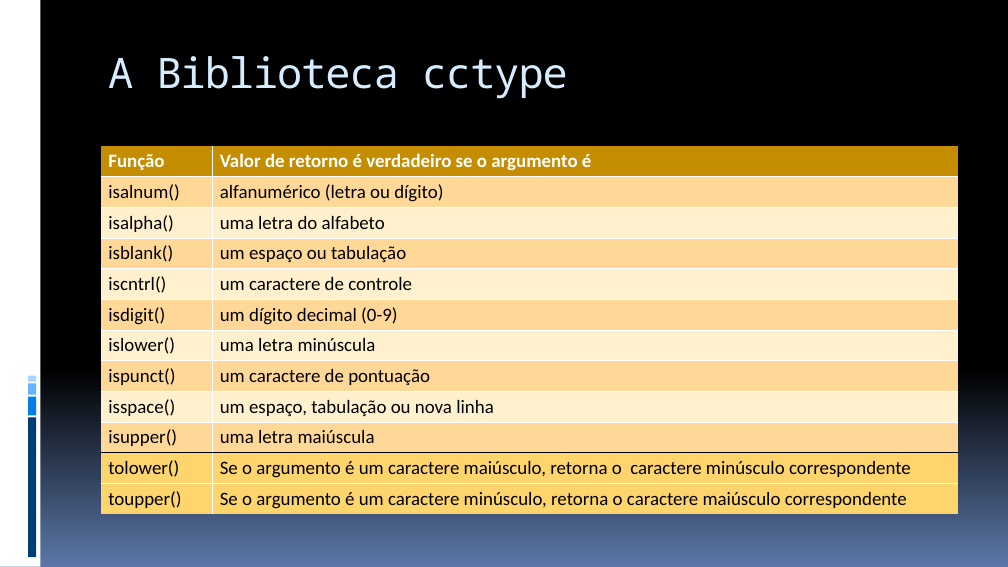
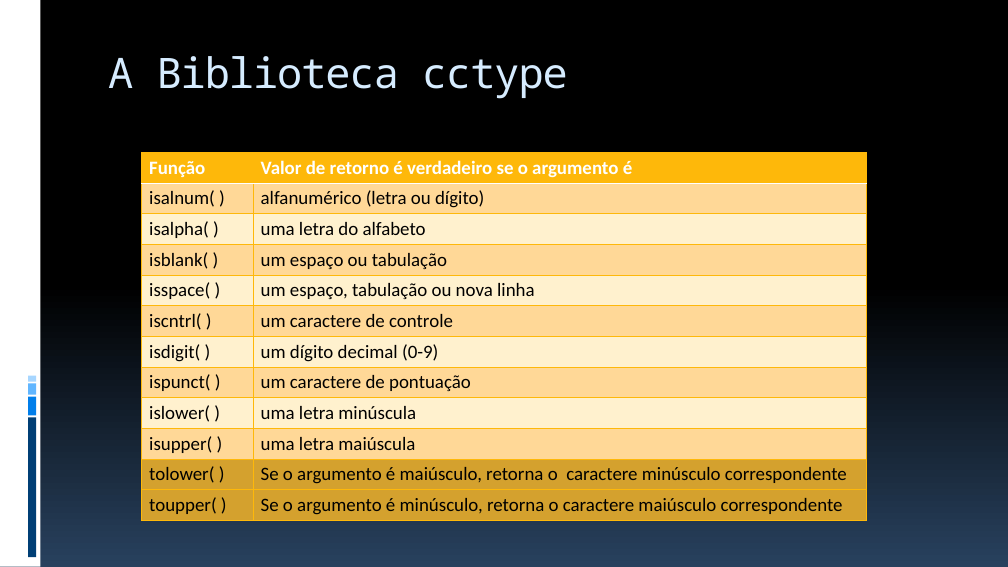
Before and after one commit to JudsonSS/ProgComp, a slide deck: slide 4 of Slides/22. Instrução de Desvio Switch.pptx. Drawn at 1008x567 pixels with LibreOffice and Linux fonts; fonts in the diff are those of the drawing. Boxes give left, top, right and bottom in pixels: in the first picture for what was removed or moved away, otherwise in the second. Text is boxed around its words. In the diff, an @@ line names an element or a change of style, - is before the commit and + after.

```diff
--- a/Slides/22. Instrução de Desvio Switch.pptx
+++ b/Slides/22. Instrução de Desvio Switch.pptx
@@ background gradient #000000 to #5B77A8 to gradient #000000 to #28415E @@
@@ table at (141,153,866,519) @@
-row 2, column 1: isalnum()
+row 2, column 1: isalnum( )
-row 3, column 1: isalpha()
+row 3, column 1: isalpha( )
-row 4, column 1: isblank()
+row 4, column 1: isblank( )
-row 5, column 1: iscntrl()
+row 5, column 1: isspace( )
-row 5, column 2: um caractere de controle
+row 5, column 2: um espaço, tabulação ou nova linha
-row 6, column 1: isdigit()
+row 6, column 1: iscntrl( )
-row 6, column 2: um dígito decimal (0-9)
+row 6, column 2: um caractere de controle
-row 7, column 1: islower()
+row 7, column 1: isdigit( )
-row 7, column 2: uma letra minúscula
+row 7, column 2: um dígito decimal (0-9)
-row 8, column 1: ispunct()
+row 8, column 1: ispunct( )
-row 9, column 1: isspace()
+row 9, column 1: islower( )
-row 9, column 2: um espaço, tabulação ou nova linha
+row 9, column 2: uma letra minúscula
-row 10, column 1: isupper()
+row 10, column 1: isupper( )
-row 11, column 1: tolower()
+row 11, column 1: tolower( )
-row 11, column 2: Se o argumento é um caractere maiúsculo, retorna o caractere minúsculo correspondente
+row 11, column 2: Se o argumento é maiúsculo, retorna o caractere minúsculo correspondente
-row 12, column 1: toupper()
+row 12, column 1: toupper( )
-row 12, column 2: Se o argumento é um caractere minúsculo, retorna o caractere maiúsculo correspondente
+row 12, column 2: Se o argumento é minúsculo, retorna o caractere maiúsculo correspondente
@@ fill #C58D01 to #FEB80A in row 1 @@
@@ fill #FED46C to #C58D01 at 75% opacity in 4 cells @@
@@ borders changed @@
@@ table: place and size @@
-table at (101,146,957,514)
+table at (141,153,866,519)
```
Also in this commit, not shown: 29 other slides changed, 7 other files.
